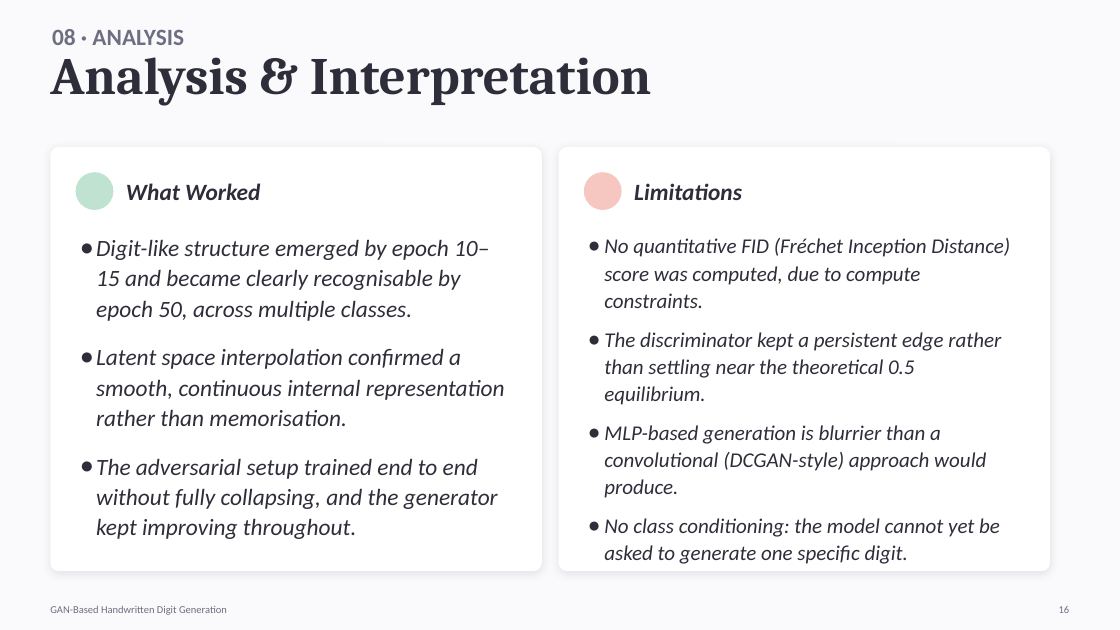
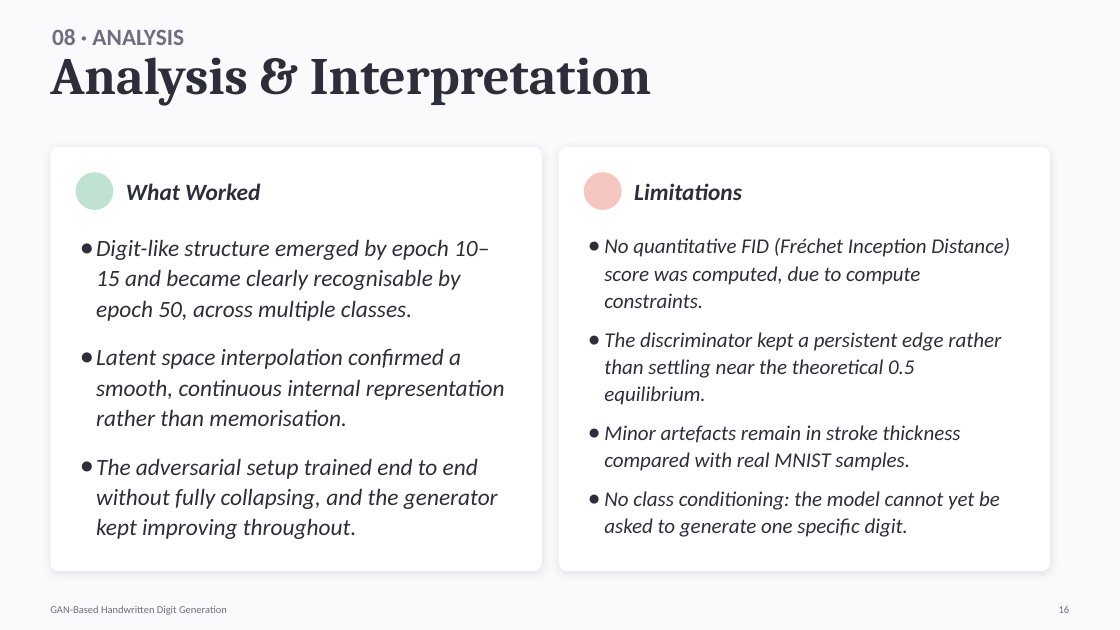
Before and after one commit to Stoobyy/gan-handwriting, a slide deck: slide 16 of Presentation PPT/Presentation PPT.pptx. Drawn at 1120x630 pixels with LibreOffice and Linux fonts; fonts in the diff are those of the drawing. Boxes give left, top, right and bottom in pixels: in the first picture for what was removed or moved away, otherwise in the second. Text is boxed around its words. In the diff, an @@ line names an element or a change of style, - is before the commit and + after.

```diff
--- a/Presentation PPT/Presentation PPT.pptx
+++ b/Presentation PPT/Presentation PPT.pptx
@@ text at bbox=[604, 425, 961, 471]: text changed @@
-● MLP-based generation is blurrier than a convolutional (DCGAN-style) approach would produce.
+● Minor artefacts remain in stroke thickness compared with real MNIST samples.
```
Also in this commit, not shown: 11 other slides changed, 14 other files.
